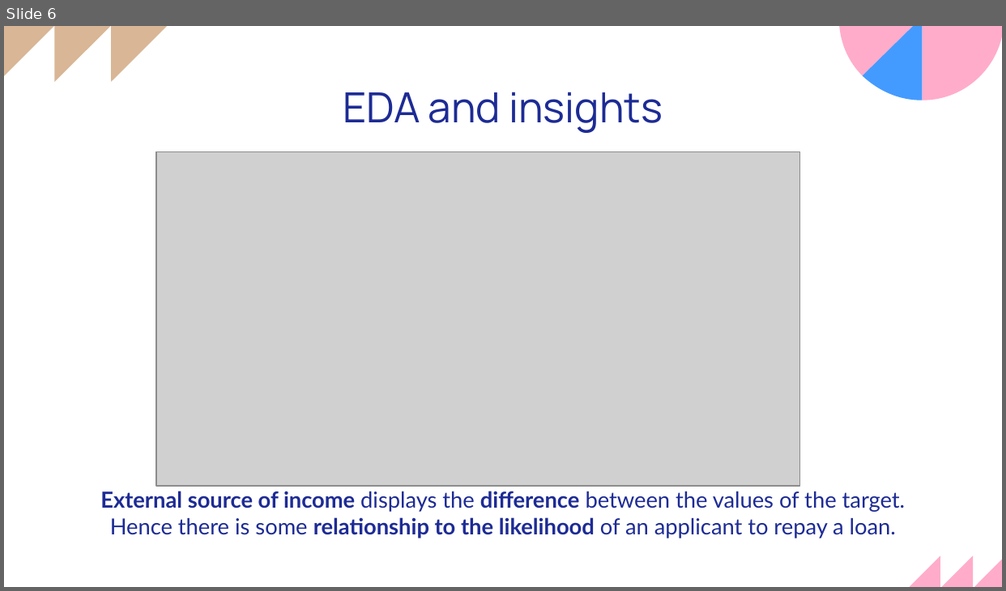
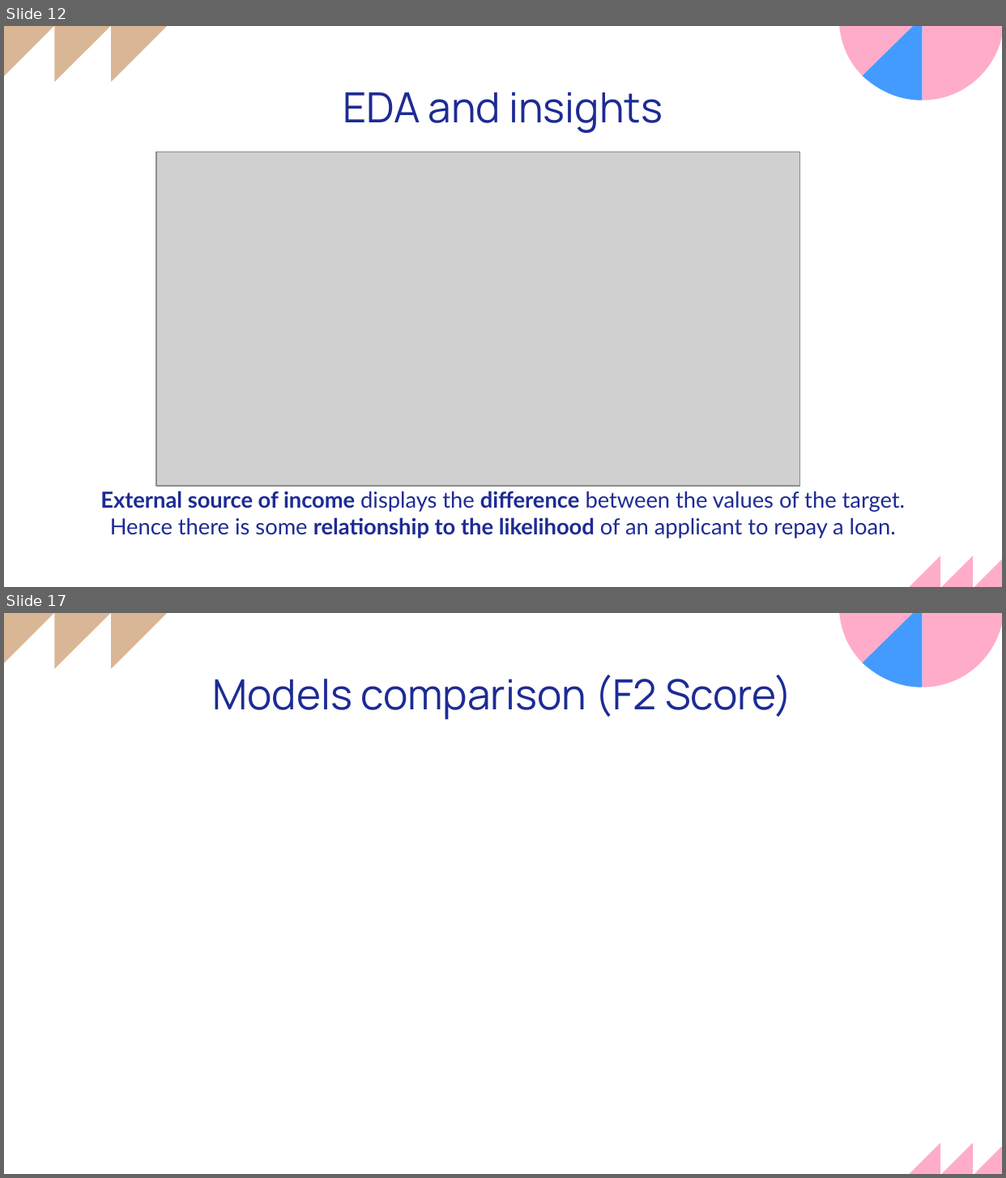
Before and after one commit to luongtruong77/classification-loan-default-risk-detection, a slide deck: Presentation.pptx. Shown one above the other, each under a label of ours: slide 6 before the commit, slides 12 and 17 after it; the slides between them are not shown. The pictures are 1006x591 and 1006x1178 pixels, drawn with LibreOffice and Linux fonts; fonts in the diff are those of the drawing; grey boxes stand for pictures. Boxes give left, top, right and bottom in pixels: in the first picture for what was removed or moved away, otherwise in the second. Text is boxed around its words. In the diff, an @@ line names an element or a change of style, - is before the commit and + after.

```diff
--- a/Presentation.pptx
+++ b/Presentation.pptx
@@ slide 17 added at [4,613,1002,1174], background #FFFFFF; not listed: 8 template elements that a slide beside it also shows @@
@@ title added at [213,675,792,720], 30 pt, text #1D2B95 @@
+Models comparison (F2 Score)
@@ what was slide 6 is now slide 12 @@
```
Also in this commit, not shown: 2 slides changed, 19 other slides added, 2 slides removed, 3 other files.
